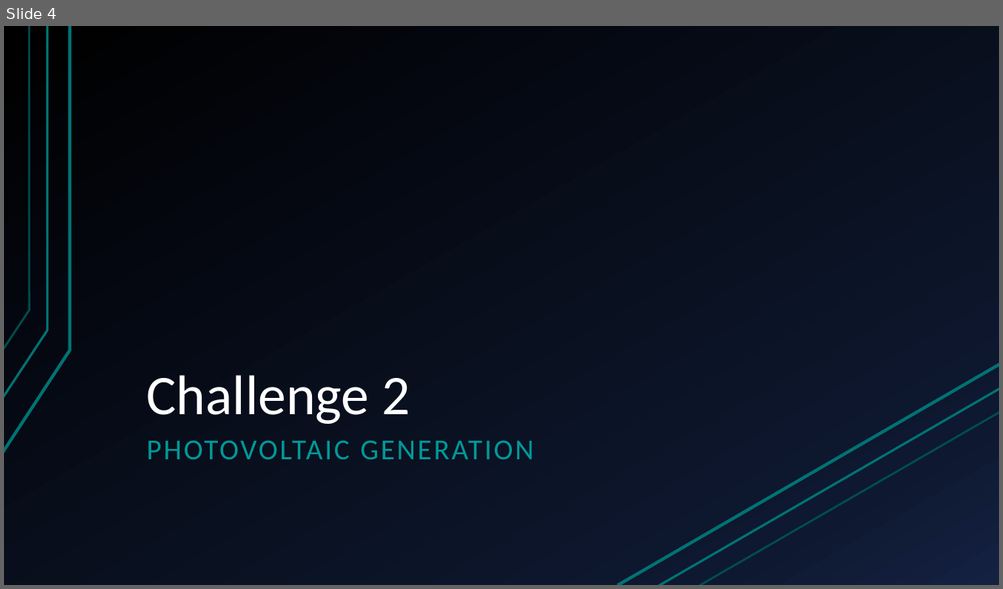
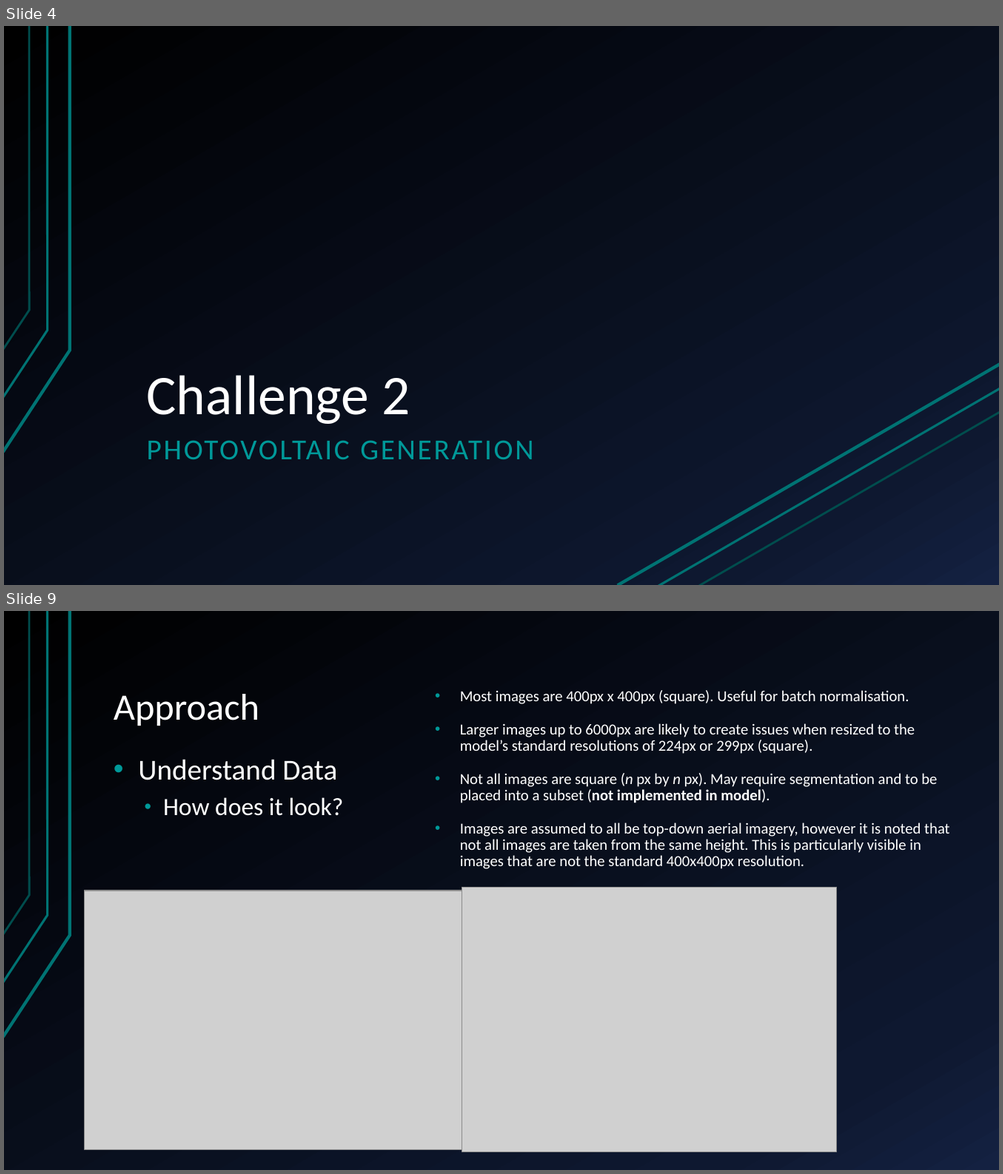
Before and after one commit to sofiary/teamunicornn, a slide deck: Western Power Hack-a-Gig Presentation.pptx. Shown one above the other, each under a label of ours: slide 4 before the commit, slides 4 and 9 after it; the slides between them are not shown. The pictures are 1003x589 and 1003x1174 pixels, drawn with LibreOffice and Linux fonts; fonts in the diff are those of the drawing; grey boxes stand for pictures. Boxes give left, top, right and bottom in pixels: in the first picture for what was removed or moved away, otherwise in the second. Text is boxed around its words. In the diff, an @@ line names an element or a change of style, - is before the commit and + after.

```diff
--- a/Western Power Hack-a-Gig Presentation.pptx
+++ b/Western Power Hack-a-Gig Presentation.pptx
@@ slide 9 added at (4,611,999,1170), background gradient #000000 to #0F1931 to #142242; not listed: 3 template elements that a slide beside it also shows @@
@@ title added at (114,694,259,726), 36 pt, text #FFFFFF @@
+Approach
@@ text added at (460,690,949,869), 14.8 pt, text #FFFFFF @@
+• Most images are 400px x 400px (square). Useful for batch normalisation.
+• Larger images up to 6000px are likely to create issues when resized to the model’s standard resolutions of 224px or 299px (square).
+• Not all images are square (n px by n px). May require segmentation and to be placed into a subset (not implemented in model).
+• Images are assumed to all be top-down aerial imagery, however it is noted that not all images are taken from the same height. This is particularly visible in images that are not the standard 400x400px resolution.
@@ text added at (138,759,344,816), 28 pt, text #FFFFFF @@
+• Understand Data
+  • How does it look?
@@ picture added at (84,891,461,1150) @@
@@ picture added at (462,888,836,1153) @@
```
Also in this commit, not shown: 1 slide changed, 8 other slides added, 1 slide removed, 1 other file.
